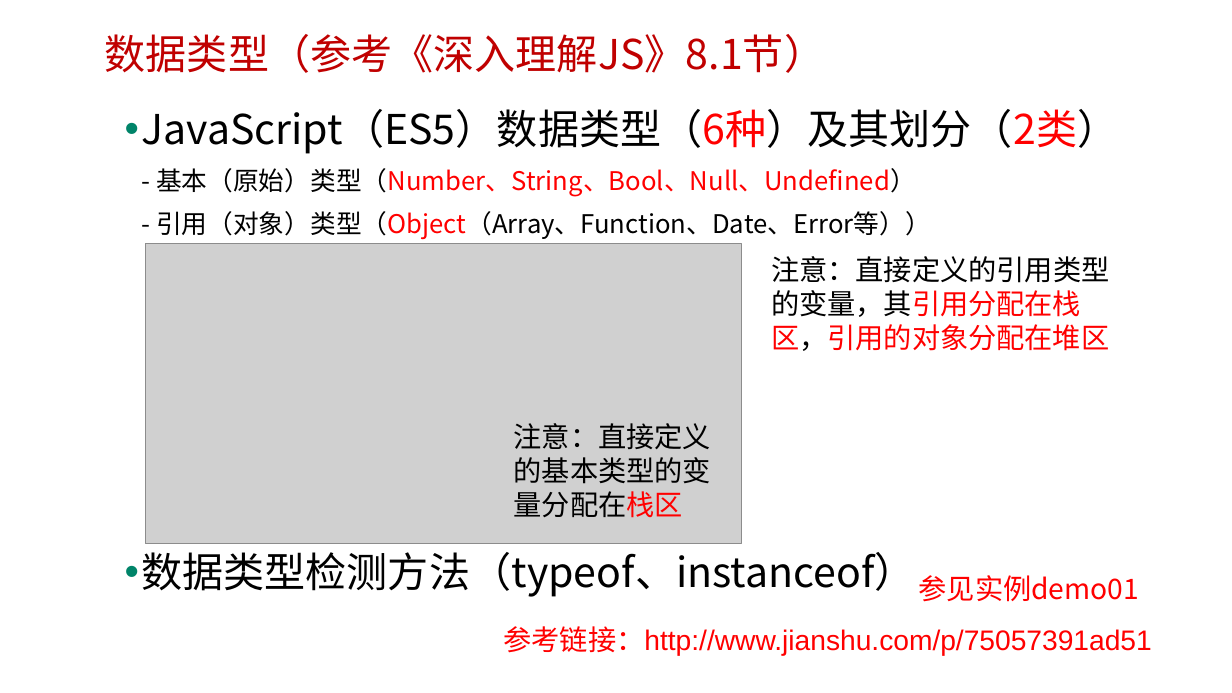
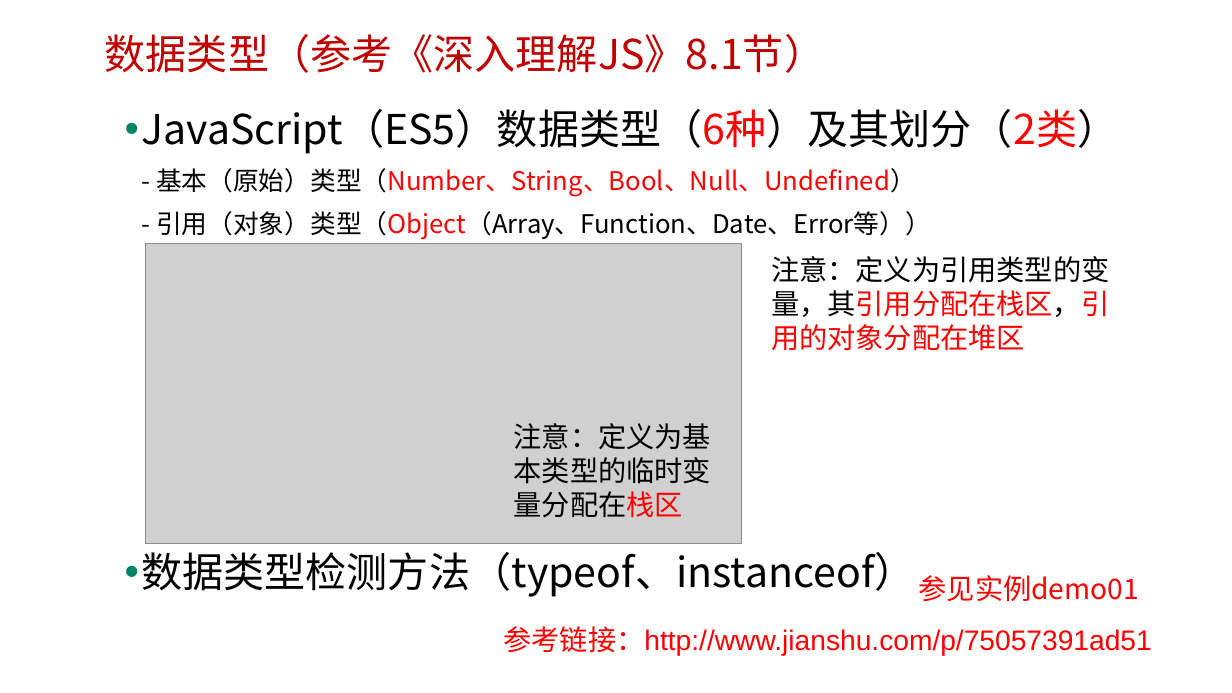
Before and after one commit to edu2act/course-javascript-advanced, a slide deck: slide 4 of 课程PPT/02.JavaScript数据类型、值与变量.pptx. Drawn at 1232x693 pixels with LibreOffice and Linux fonts; fonts in the diff are those of the drawing; grey boxes stand for pictures; background and template pictures are left out. Boxes give left, top, right and bottom in pixels: in the first picture for what was removed or moved away, otherwise in the second. Text is boxed around its words. In the diff, an @@ line names an element or a change of style, - is before the commit and + after.

```diff
--- a/课程PPT/02.JavaScript数据类型、值与变量.pptx
+++ b/课程PPT/02.JavaScript数据类型、值与变量.pptx
@@ text at [771,256,1109,351]: text changed; text colour #000000 to #FF0000 @@
-注意：直接定义的引用类型的变量，其引用分配在栈区，引用的对象分配在堆区
+注意：定义为引用类型的变量，其引用分配在栈区，引用的对象分配在堆区
@@ text at [514,423,711,518]: text changed @@
-注意：直接定义的基本类型的变量分配在栈区
+注意：定义为基本类型的临时变量分配在栈区
```
Also in this commit, not shown: 3 other slides changed, 2 other files.
